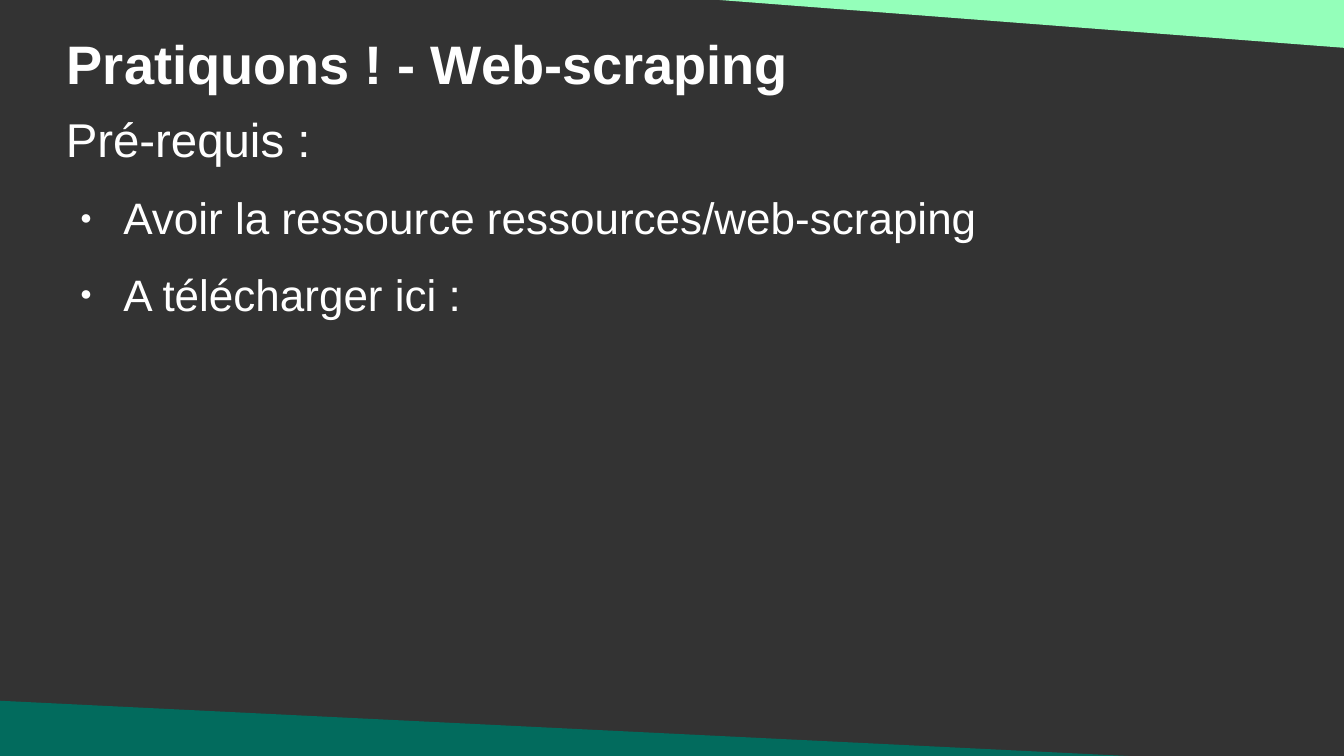
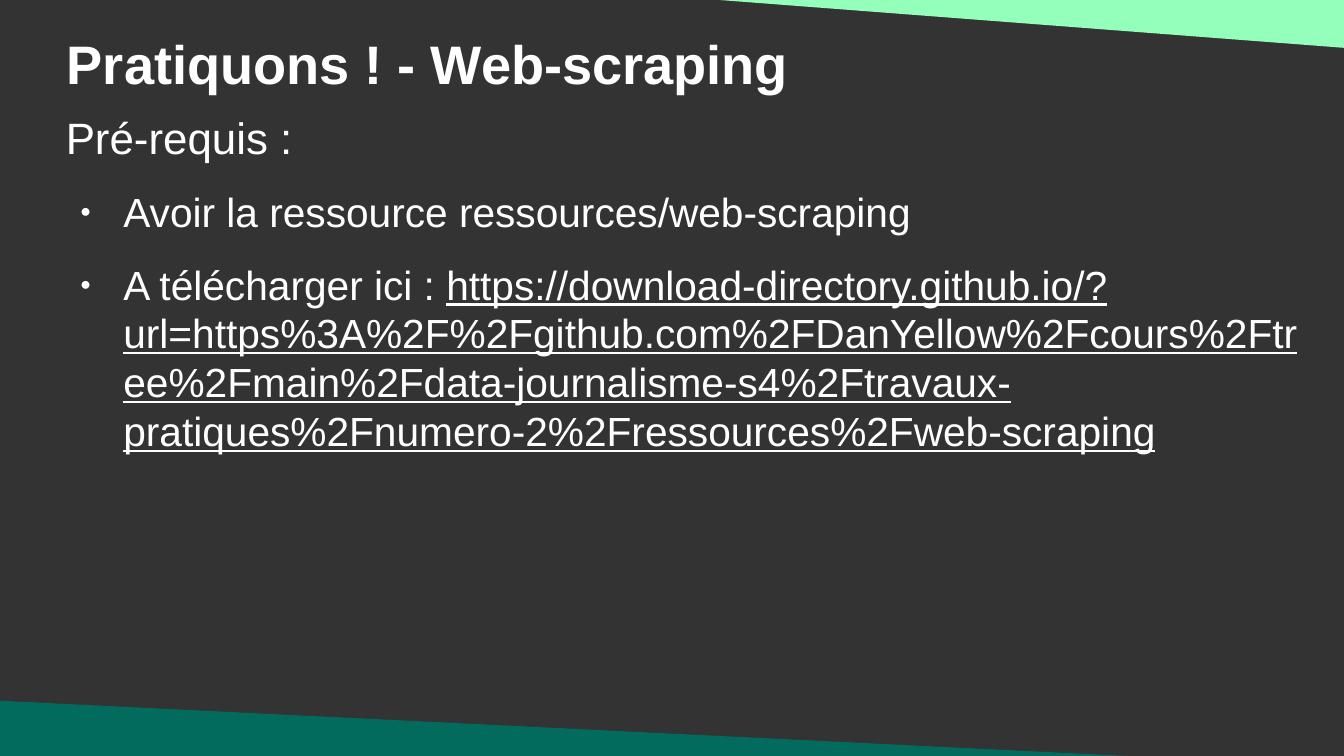
Before and after one commit to DanYellow/cours, a slide deck: slide 13 of data-journalisme-s4/travaux-pratiques/numero-2/presentation.odp. Drawn at 1344x756 pixels with LibreOffice and Linux fonts; fonts in the diff are those of the drawing. Boxes give left, top, right and bottom in pixels: in the first picture for what was removed or moved away, otherwise in the second. Text is boxed around its words. In the diff, an @@ line names an element or a change of style, - is before the commit and + after.

```diff
--- a/data-journalisme-s4/travaux-pratiques/numero-2/presentation.odp
+++ b/data-journalisme-s4/travaux-pratiques/numero-2/presentation.odp
@@ text at (x1=66, y1=121, x2=911, y2=235): size 28 to 25.9 pt in "Pré-requis :"; size 26 to 24.1 pt in "Avoir la ressource ressources/web-scraping" @@
@@ text at (x1=123, y1=270, x2=1297, y2=454): text changed; size 26 to 24.1 pt @@
-● A télécharger ici :
+● A télécharger ici : https://download-directory.github.io/?url=https%3A%2F%2Fgithub.com%2FDanYellow%2Fcours%2Ftree%2Fmain%2Fdata-journalisme-s4%2Ftravaux-pratiques%2Fnumero-2%2Fressources%2Fweb-scraping
```
Also in this commit, not shown: 26 other files.
